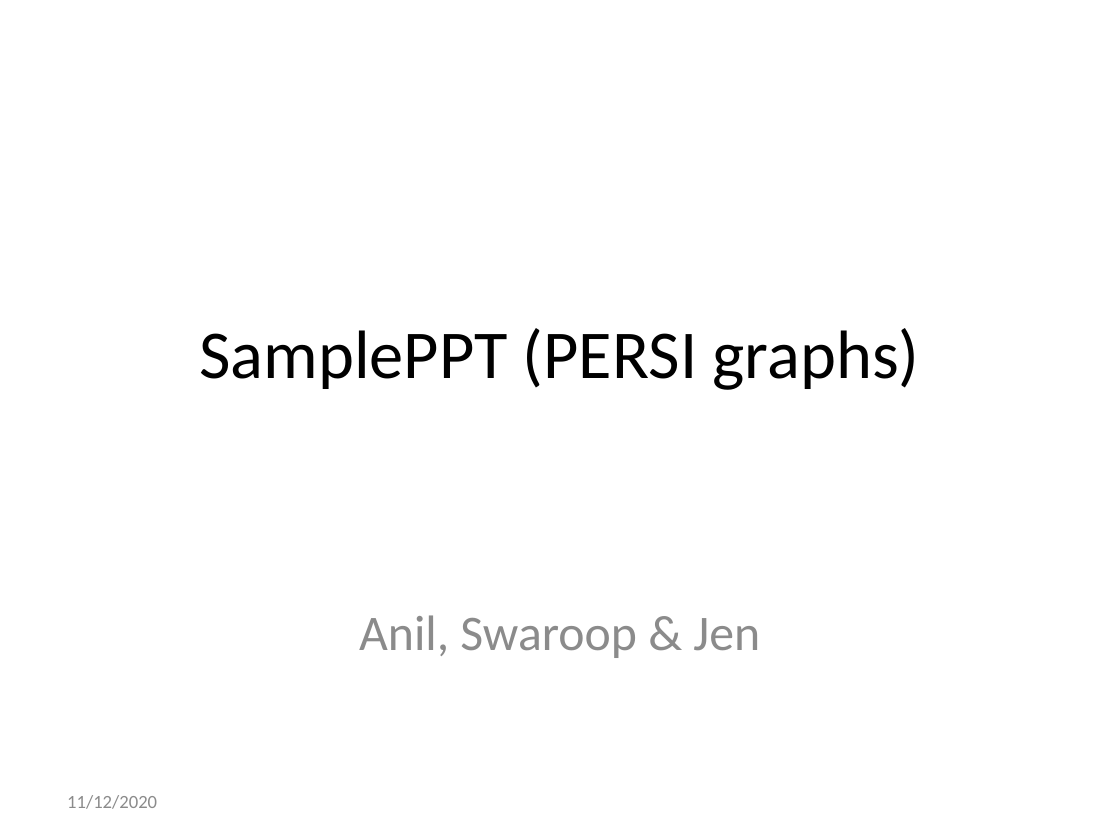
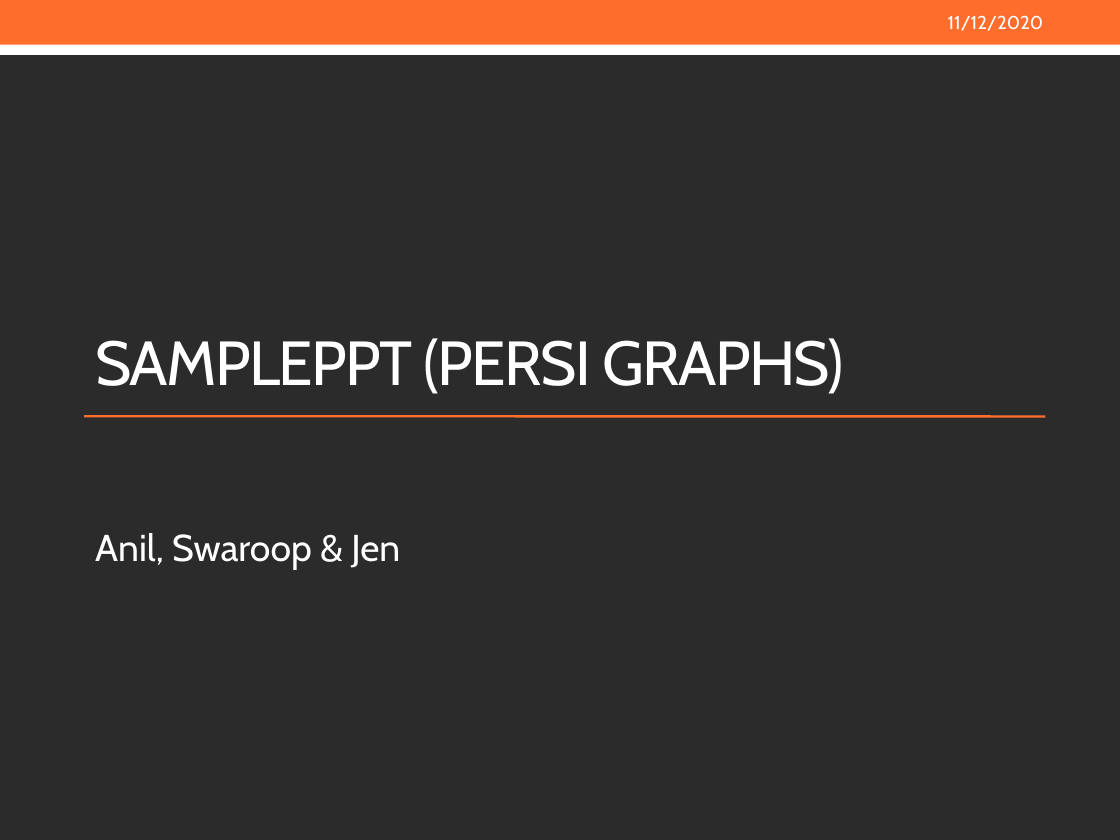
Before and after one commit to ReasonFoundation/GraphicsR, a slide deck: slide 1 of SamplePPT.pptx. Drawn at 1120x840 pixels with LibreOffice and Linux fonts; fonts in the diff are those of the drawing; background and template pictures are left out; a plain dark background stands for a picture behind light text. Boxes give left, top, right and bottom in pixels: in the first picture for what was removed or moved away, otherwise in the second. Text is boxed around its words. In the diff, an @@ line names an element or a change of style, - is before the commit and + after.

Commit message:
Updated SamplePPT

```diff
--- a/SamplePPT.pptx
+++ b/SamplePPT.pptx
@@ background #FFFFFF to picture (left out) @@
@@ rectangle added at box(0, 27, 1120, 55), fill #FFFFFF @@
@@ rectangle added at box(0, 0, 1120, 45), fill #FF6D2C @@
@@ text "11/12/2020": place and size @@
-text "11/12/2020" at box(67, 795, 157, 809)
+text "11/12/2020" at box(948, 15, 1044, 31)
@@ text "11/12/2020" at box(948, 15, 1044, 31): font Calibri to Cabin, text colour #8C8C8C to #FFFFFF @@
@@ title "SAMPLEPPT (PERSI GRAPHS)" at box(95, 338, 844, 394): vertical alignment middle to bottom @@
@@ title at box(95, 338, 844, 394): text changed; size 44 to 40 pt; font Calibri to Cabin; text colour #000000 to #FFFFFF @@
-SamplePPT (PERSI graphs)
+SAMPLEPPT (PERSI GRAPHS)
@@ line added from (84, 417) to (1045, 417), #FF6D2B 1.5 pt @@
@@ subtitle "Anil, Swaroop & Jen": place and size @@
-subtitle "Anil, Swaroop & Jen" at box(359, 615, 760, 658)
+subtitle "Anil, Swaroop & Jen" at box(95, 533, 400, 570)
@@ subtitle "Anil, Swaroop & Jen" at box(95, 533, 400, 570): size 32 to 24 pt, font Calibri to Cabin, text colour #8C8C8C to #FFFFFF; alignment centre to left; less space between paragraphs @@
```
Also in this commit, not shown: 7 other slides changed, 1 other file.
